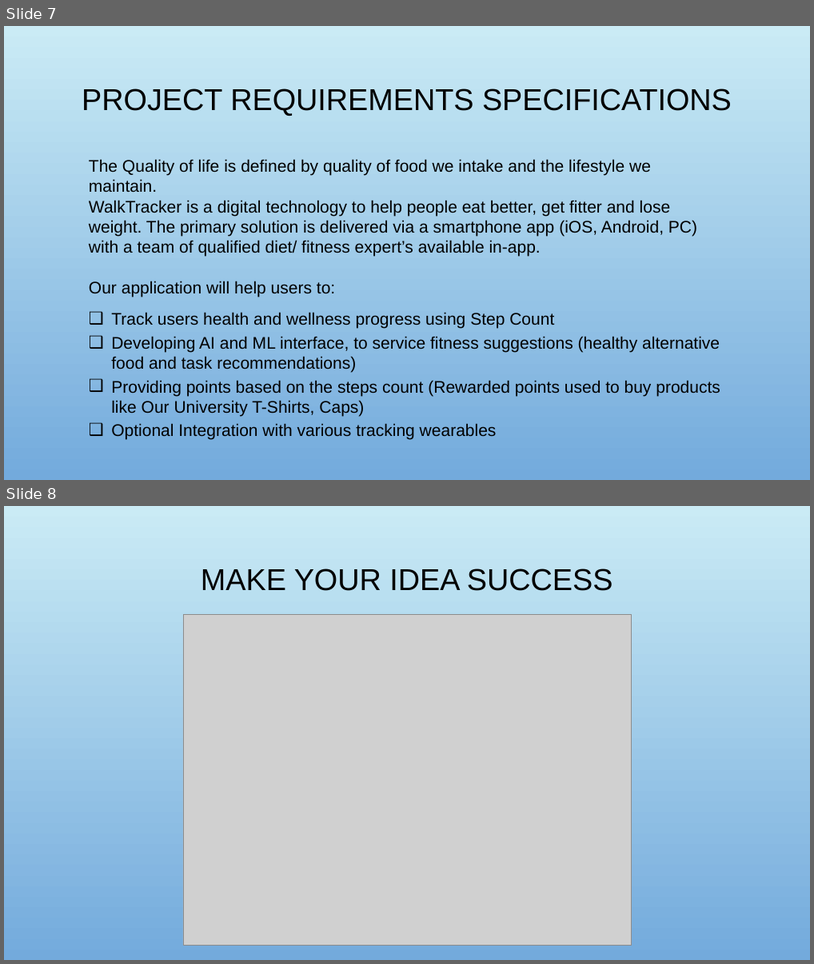
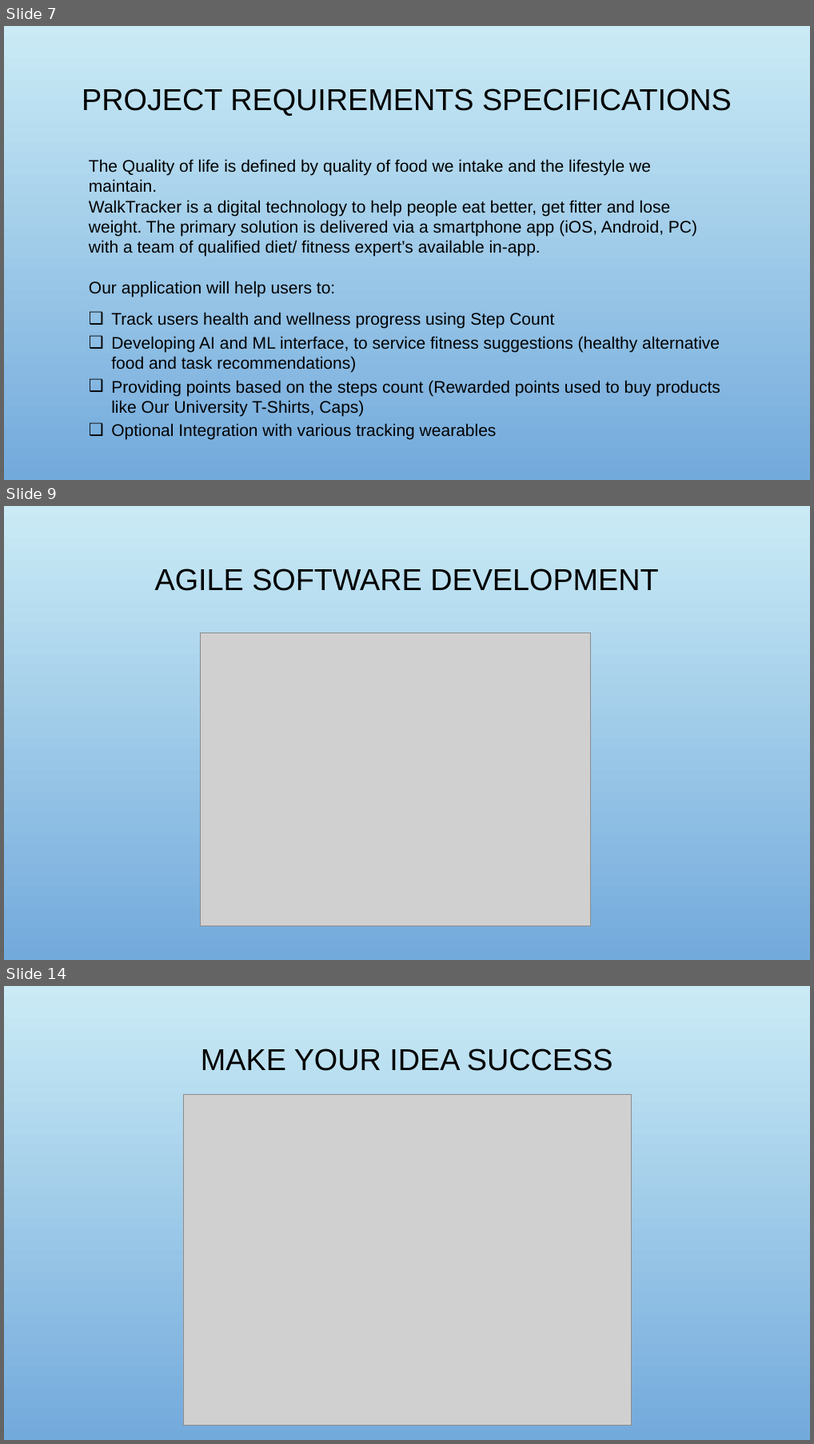
Before and after one commit to RaviTeja444/health-wellness, a slide deck: docs/presentation/Walk_Tracker.pptx. Shown one above the other, each under a label of ours: slides 7 and 8 before the commit, slides 7, 9 and 14 after it; the slides between them are not shown. The pictures are 814x964 and 814x1444 pixels, drawn with LibreOffice and Linux fonts; fonts in the diff are those of the drawing; grey boxes stand for pictures; background and template pictures are left out. Boxes give left, top, right and bottom in pixels: in the first picture for what was removed or moved away, otherwise in the second. Text is boxed around its words. In the diff, an @@ line names an element or a change of style, - is before the commit and + after.

Commit message:
Adding Software Management plan to presentation

```diff
--- a/docs/presentation/Walk_Tracker.pptx
+++ b/docs/presentation/Walk_Tracker.pptx
@@ slide 9 added at (4,506,810,960), background picture (left out) @@
@@ title added at (155,568,658,591), 36 pt, text #000000 @@
+AGILE SOFTWARE DEVELOPMENT
@@ picture added at (200,632,591,926) @@
@@ what was slide 8 is now slide 14 @@
```
Also in this commit, not shown: 5 other slides added, 2 other files.
